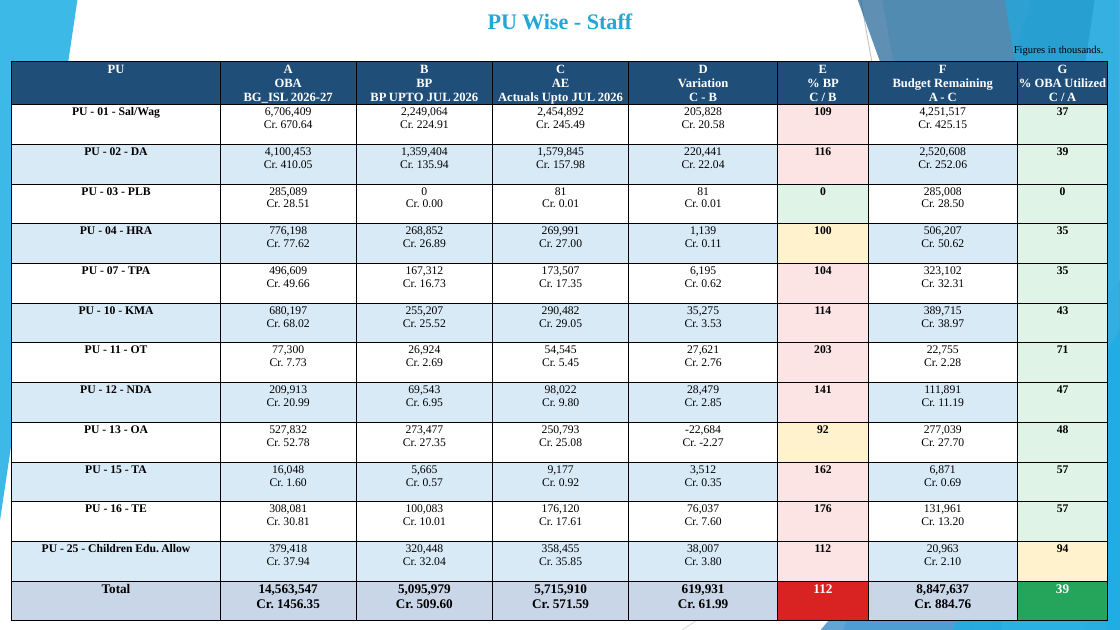
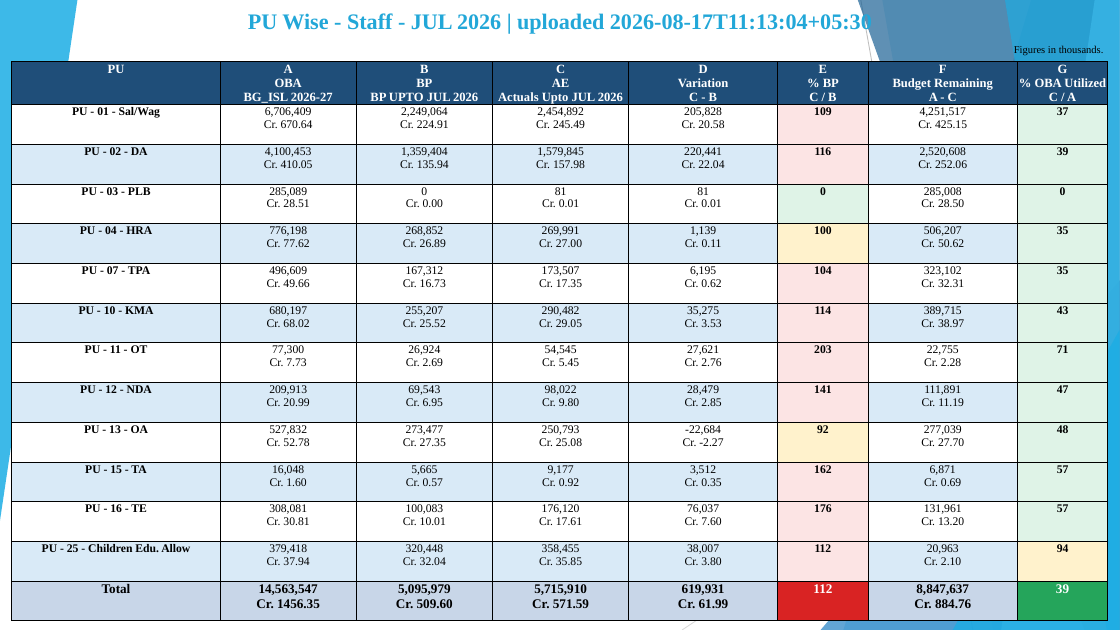
Before and after one commit to girishtiwari007/MB-BUDGET, a slide deck: slide 3 of exports/Moradabad_Division_DRM_Budget_FR_Analysis.pptx. Drawn at 1120x630 pixels with LibreOffice and Linux fonts; fonts in the diff are those of the drawing. Boxes give left, top, right and bottom in pixels: in the first picture for what was removed or moved away, otherwise in the second. Text is boxed around its words. In the diff, an @@ line names an element or a change of style, - is before the commit and + after.

```diff
--- a/exports/Moradabad_Division_DRM_Budget_FR_Analysis.pptx
+++ b/exports/Moradabad_Division_DRM_Budget_FR_Analysis.pptx
@@ text at (x1=248, y1=12, x2=872, y2=35): text changed @@
-PU Wise - Staff
+PU Wise - Staff - JUL 2026 | uploaded 2026-08-17T11:13:04+05:30
```
Also in this commit, not shown: 4 other slides changed, 14 other files.
